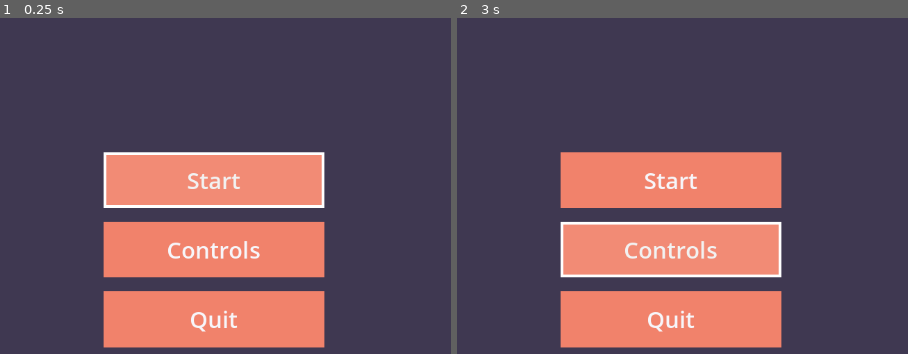
Above: before the commit, frames 1-2 (left to right).
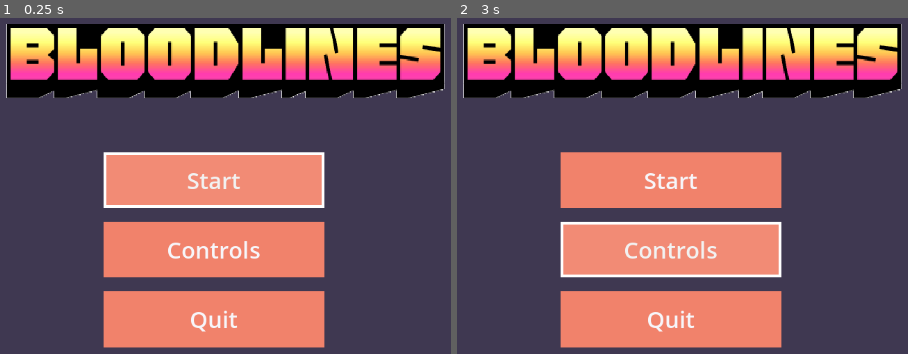
Above: after the commit, the same moments.

Repository: Khuselonditha/truth_and_consequences
Game: Godot game, scene res://Screens/MainMenu/MainMenu.tscn
Same seed, same stepped clock (60 frames per second), same inputs: the game is played once before the commit and once after it.
Inputs:
- Up to frame 1 (0.25 s): no input
- Up to frame 2 (3 s): click "Start" at 0.5 s; click "Start" at 1.25 s; click "Start" at 2 s; click "Controls" at 2.75 s

The runs differ from the first frame. In frame 1, 21% of the frame differs, in the area x 1-99%, y 1-24%; in frame 2, 21%.

Commit message:
After fixing logo error

Diff:
--- a/Screens/MainMenu/MainMenu.tscn
+++ b/Screens/MainMenu/MainMenu.tscn
@@ -1,7 +1,7 @@
 [gd_scene load_steps=8 format=3 uid="uid://b83m0d5hmk8qx"]
 
 [ext_resource type="Script" uid="uid://cxrupwsuyhiga" path="res://Screens/MainMenu/MainMenu.gd" id="1_e1qn7"]
-[ext_resource type="Texture2D" uid="uid://bwyxgjx3dcfqp" path="res://Assests/transparent_image.png" id="2_5g1o6"]
+[ext_resource type="Texture2D" path="res://Assets/transparent_image.png" id="2_5g1o6"]
 
 [sub_resource type="StyleBoxFlat" id="StyleBoxFlat_uemt4"]
 bg_color = Color(0.945098, 0.509804, 0.419608, 1)
@@ -50,7 +50,7 @@
 offset_left = -317.0
 offset_top = 100.0
 offset_right = 349.0
-offset_bottom = 223.0
+offset_bottom = 233.0
 grow_horizontal = 2
 texture = ExtResource("2_5g1o6")
 
